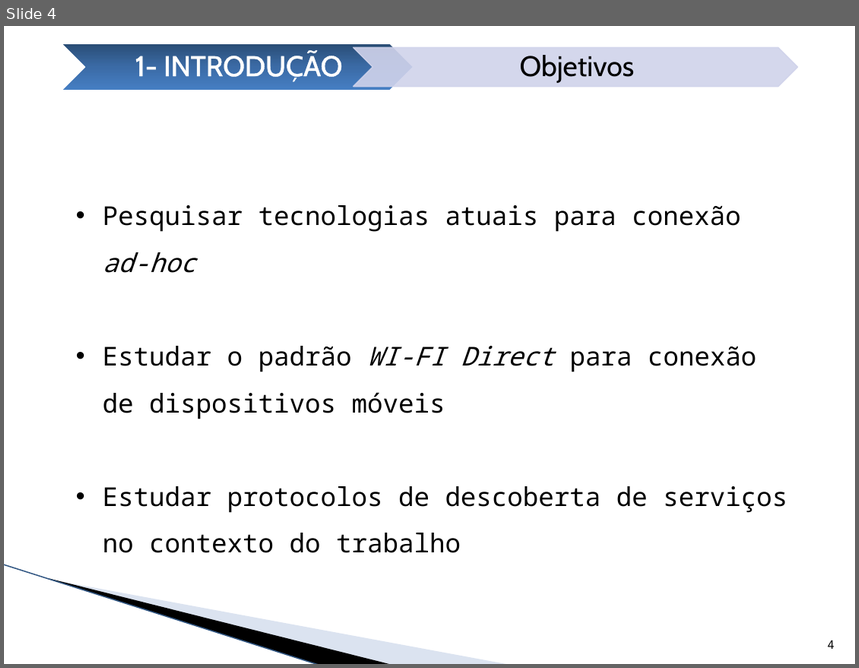
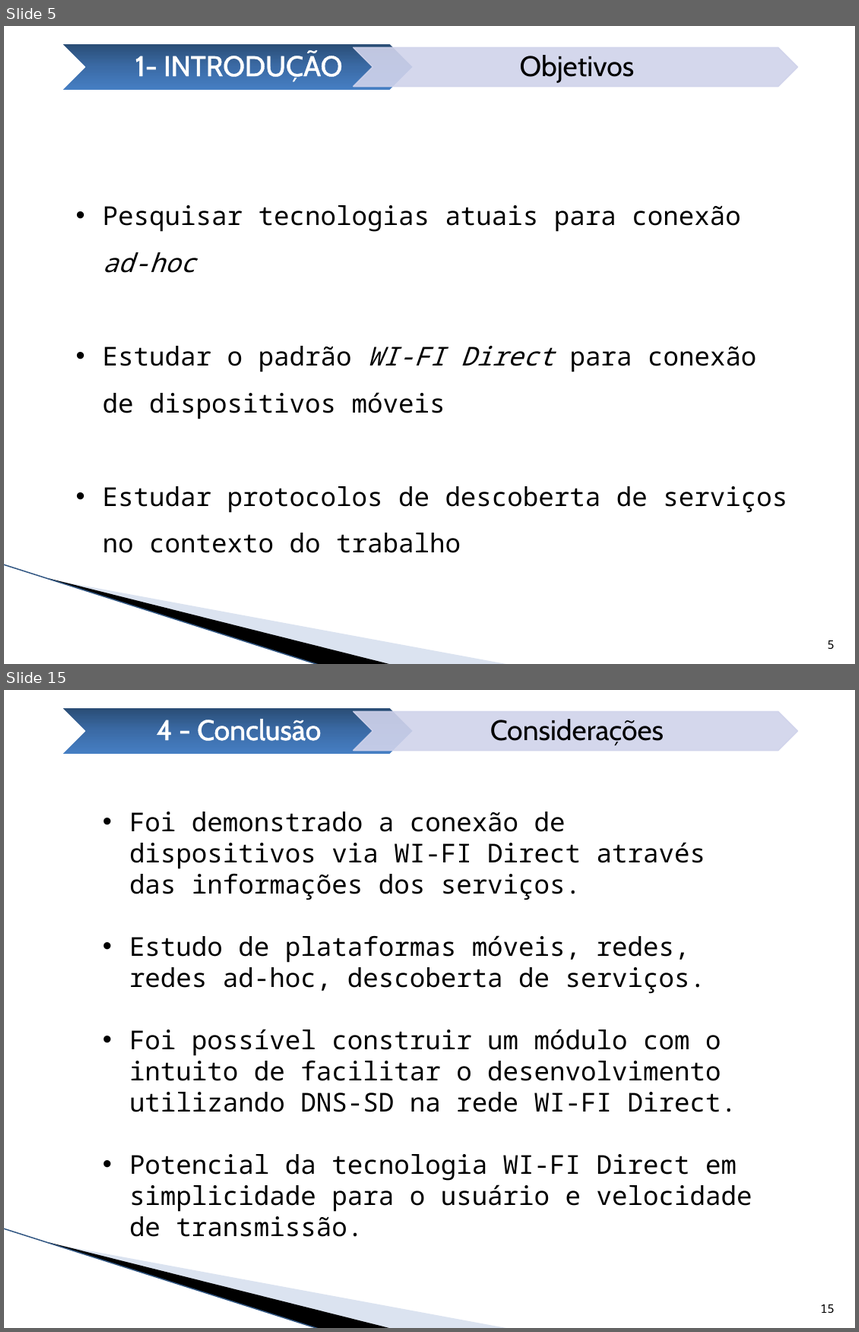
Before and after one commit to alvarollmenezes/servicediscoverypg, a slide deck: Apresentacao/PG.pptx. Shown one above the other, each under a label of ours: slide 4 before the commit, slides 5 and 15 after it; the slides between them are not shown. The pictures are 859x668 and 859x1332 pixels, drawn with LibreOffice and Linux fonts; fonts in the diff are those of the drawing; background and template pictures are left out. Boxes give left, top, right and bottom in pixels: in the first picture for what was removed or moved away, otherwise in the second. Text is boxed around its words. In the diff, an @@ line names an element or a change of style, - is before the commit and + after.

```diff
--- a/Apresentacao/PG.pptx
+++ b/Apresentacao/PG.pptx
@@ slide 15 added at (4,690,855,1328), background #FFFFFF; not listed: 3 template elements that a slide beside it also shows @@
@@ group added at (61,708,798,755): 2 chevrons, 2 texts @@
+4 - Conclusão
+Considerações
@@ text added at (129,812,753,1237), 22 pt, text #000000 @@
+• Foi demonstrado a conexão de dispositivos via WI-FI Direct através das informações dos serviços.
+• Estudo de plataformas móveis, redes, redes ad-hoc, descoberta de serviços.
+• Foi possível construir um módulo com o intuito de facilitar o desenvolvimento utilizando DNS-SD na rede WI-FI Direct.
+• Potencial da tecnologia WI-FI Direct em simplicidade para o usuário e velocidade de transmissão.
@@ page number added at (820,1305,835,1313), 10 pt, text #000000 @@
+15
@@ what was slide 4 is now slide 5 @@
@@ page number at (828,641,835,649): text changed @@
-4
+5
```
Also in this commit, not shown: 3 slides changed, 9 other slides added, 3 other files.
